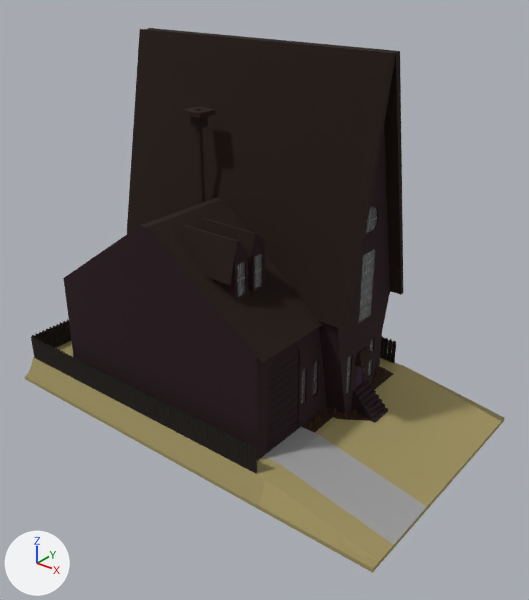
Two versions of the glTF model Gangsta Wizards/Main/BUILDINGS/Residential/R-3/Gru House.glb, one commit apart.
Before and after are seen from a 50 mm lens placed at (33.0, -36.7, 29.5), pointed at (4.4, -0.9, 7.3). Arrows for +X, +Y and +Z are at lower left; the lights stay in place. The older version comes first. Where no turn or scale is listed for an object, it has been applied to the vertices. Vertices at exactly the same position are counted once.

Names of what the first picture shows: 'Chimney', 'Ext Walls', 'Fence', 'Floor', 'Garage Door', 'Ground', 'Porch Stairs', 'Window', 'Window Out.001' and 2 more.
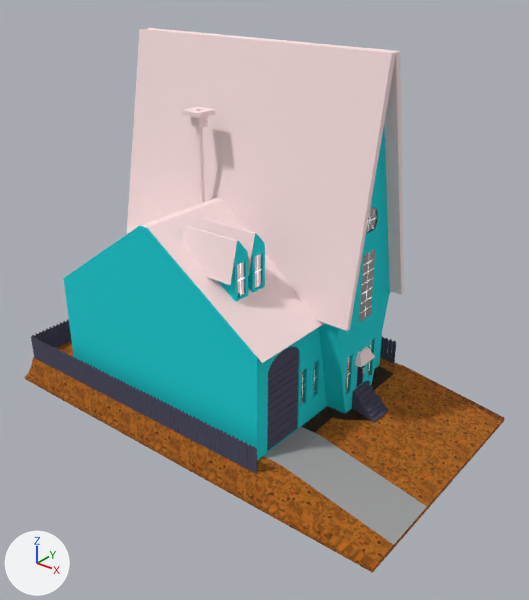
Where the newer file only moved an object's origin or applied its transform, the numbers keep the older frame.

The change in detail:
Picture 'Red Dirt' (img_red_dirt) is new.
Material 'Roof' (mat_roof) changes colour from black #1d0b00 to pale pink #ffe5e5; in linear values from (0.0123, 0.00324, 0.0) to (1.0, 0.785, 0.785).
Material 'Ext Stucco' (mat_ext_stucco) changes colour from black #220410 to cyan #00d6db; in linear values from (0.0159, 0.00119, 0.00507) to (0.0, 0.671, 0.712).
Material 'Dark' (mat_dark) changes colour from black #1a000a to greyish blue #4b4a5f; in linear values from (0.0102, 0.0, 0.00299) to (0.0702, 0.0678, 0.115).
In material 'Dead Grass' (mat_dead_grass), base_color is no longer (0.351, 0.291, 0.119), yellow #a09361.
In material 'Dead Grass' (mat_dead_grass), texture is now set to img_red_dirt.
In material 'Dark Glass' (mat_dark_glass), alpha goes from 0.5 to 1.0.
Material 'Dark Glass' (mat_dark_glass) changes colour from dark grey #444444 to light grey #d2d2d2; in linear values from (0.0574, 0.0574, 0.0574) to (0.643, 0.643, 0.643).
In material 'Dark Glass' (mat_dark_glass), roughness goes from 0.5 to 0.0.
Material 'Window Metal' (mat_window_metal) changes colour from dark grey #525252 to white #ffffff; in linear values from (0.085, 0.085, 0.085) to (1.0, 1.0, 1.0).
me_cube_002 has 87 vertices, 174 faces and spans x -13.6..18.8, y -9.3..9.3, z -1.8..0.2.
me_cube_002 is used by ob_ground; location (0.0, 0.0, -0.3).
Part 1, on me_cube_002:
7 faces are deleted.
7 new faces join them, mat_dead_grass (picture img_red_dirt).
me_cube_002 part 2: 167 kept faces spanning x -13.6..18.8, y -9.3..9.3, z -1.8..0.2 get new texture (UV) coordinates.

Changed parts and their boxes [x1, y1, x2, y2] in the pictures (529 x 600 px; the box of a moved part takes in the faces that stretch with it):
'Ext Walls', recoloured (lighter): [63, 28, 404, 461] in both
'Ground', surface changed (yellow to brown): [25, 340, 505, 573] in both
'Fence', recoloured: [31, 319, 396, 473] in both
'Window Out.001', recoloured, surface changed: [182, 218, 265, 302] in both
'Garage Door', recoloured (lighter): [267, 347, 299, 451] in both
'Window', recoloured, surface changed: [301, 207, 377, 405] in both
'Chimney', recoloured (black to pale pink): [182, 107, 216, 204] in both
'Porch Stairs', recoloured (lighter): [352, 380, 388, 421] in both
'Floor', recoloured: [267, 428, 298, 453] in both
part 1 of me_cube_002, moved or reshaped: [320, 373, 501, 506] in both
part 2 of me_cube_002, surface changed: [25, 340, 505, 573] in both
